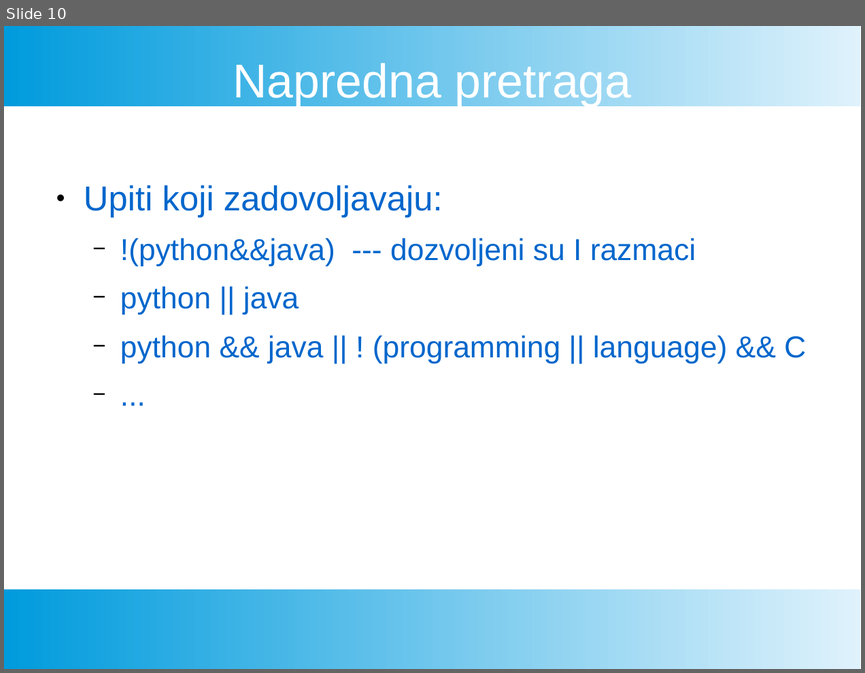
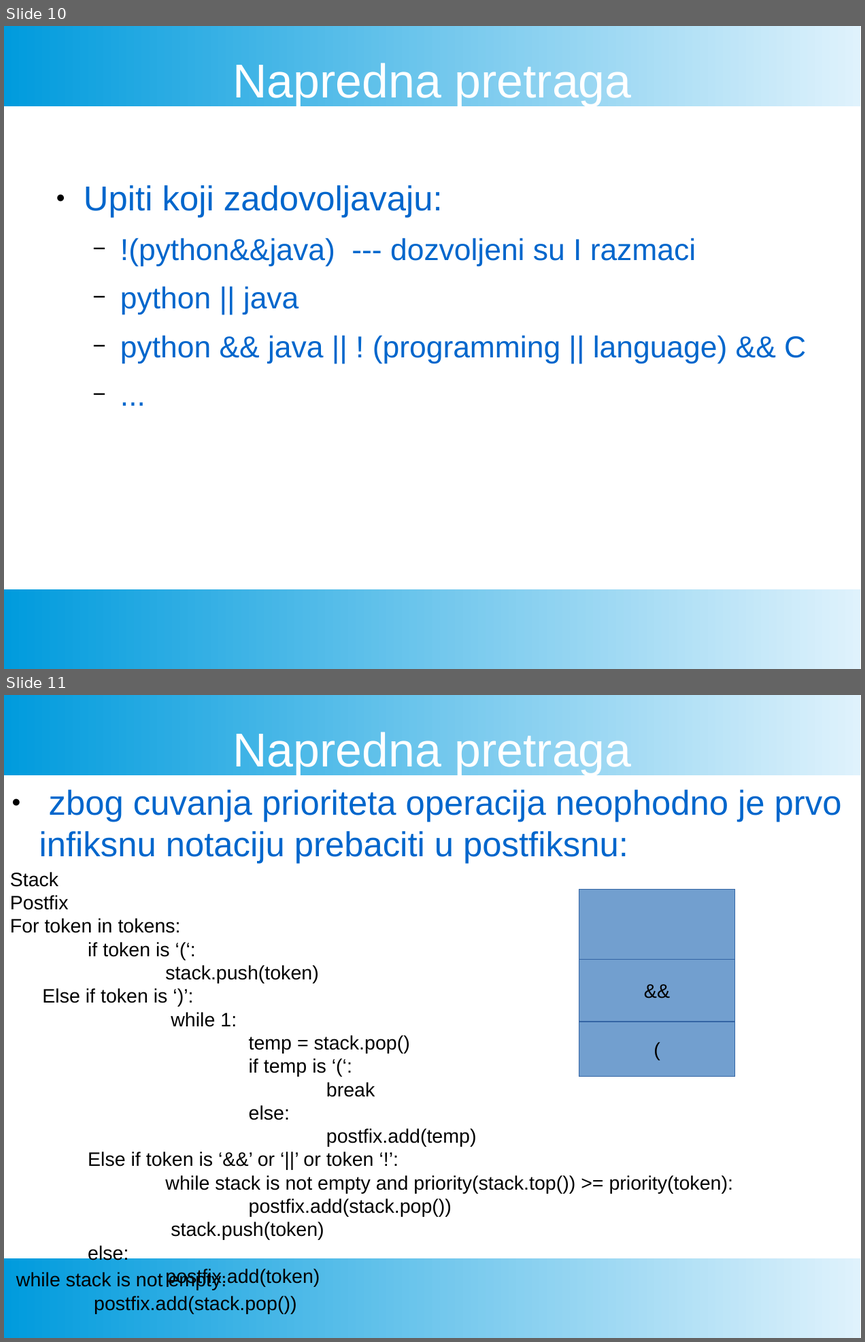
Before and after one commit to FTN-E2-materials/SearchEngine, a slide deck: ProjekatPrezentacija.pptx. Shown one above the other, each under a label of ours: slide 10 before the commit, slides 10 and 11 after it. The pictures are 865x673 and 865x1342 pixels, drawn with LibreOffice and Linux fonts; fonts in the diff are those of the drawing. Boxes give left, top, right and bottom in pixels: in the first picture for what was removed or moved away, otherwise in the second. Text is boxed around its words. In the diff, an @@ line names an element or a change of style, - is before the commit and + after.

Commit message:
dodata napredna pretraga u prezentaciju

```diff
--- a/ProjekatPrezentacija.pptx
+++ b/ProjekatPrezentacija.pptx
@@ slide 11 added at <box>4,695,861,1338</box>, background #FFFFFF; not listed: 2 template elements that a slide beside it also shows @@
@@ text added at <box>233,732,632,775</box>, 44 pt, text #FFFFFF @@
+Napredna pretraga
@@ text added at <box>39,790,842,863</box>, 32 pt, text #0066CC @@
+● zbog cuvanja prioriteta operacija neophodno je prvo infiksnu notaciju prebaciti u postfiksnu:
@@ text added at <box>10,872,733,1263</box>, 18 pt, text #000000 @@
+Stack
+Postfix
+For token in tokens:
+if token is ‘(‘:
+stack.push(token)
+Else if token is ‘)’:
+while 1:
+temp = stack.pop()
+if temp is ‘(‘:
+break
+else:
+postfix.add(temp)
+Else if token is ‘&&’ or ‘||’ or token ‘!’:
+while stack is not empty and priority(stack.top()) >= priority(token):
+postfix.add(stack.pop())
+stack.push(token)
+else:
+postfix.add(token)
@@ rectangle added at <box>579,889,735,960</box>, fill #729FCF, outline #3465A4 0.75 pt @@
@@ rectangle added at <box>579,960,735,1021</box>, fill #729FCF, outline #3465A4 0.75 pt, 18 pt, text #000000 @@
+&&
@@ rectangle added at <box>579,1021,735,1076</box>, fill #729FCF, outline #3465A4 0.75 pt, 18 pt, text #000000 @@
+(
@@ text added at <box>16,1271,296,1313</box>, 18 pt, text #000000 @@
+while stack is not empty:
+postfix.add(stack.pop())
```
Also in this commit, not shown: 9 other slides added, 1 slide removed, 1 other file.
